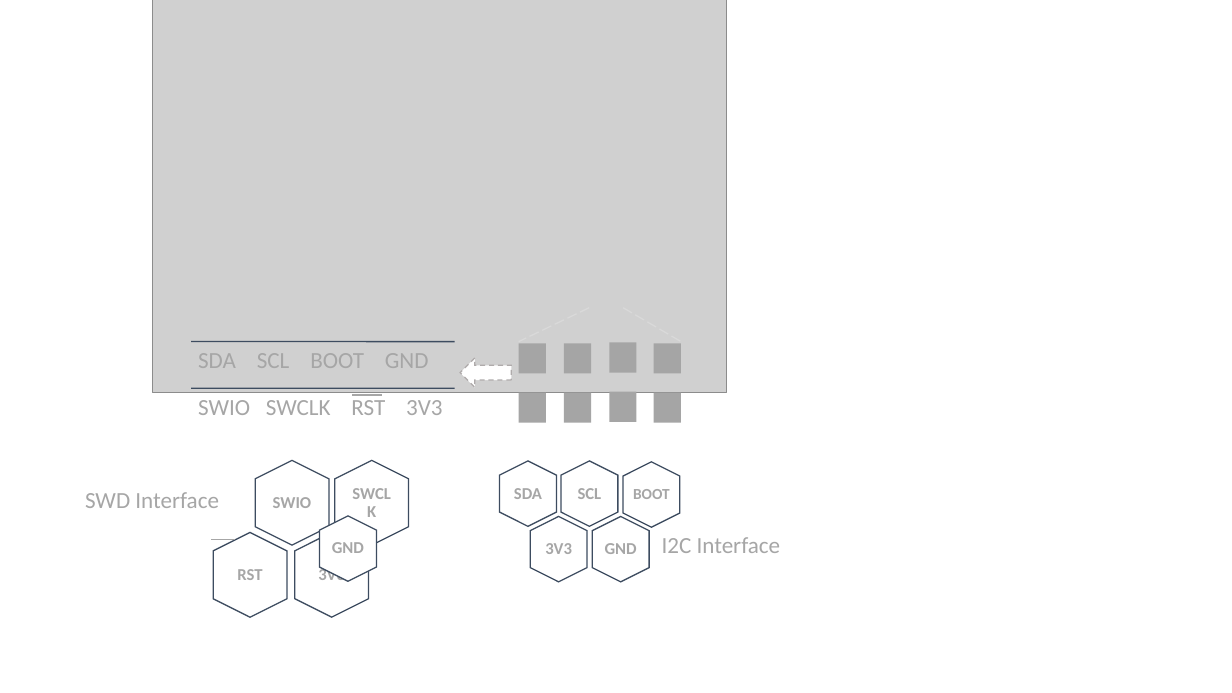
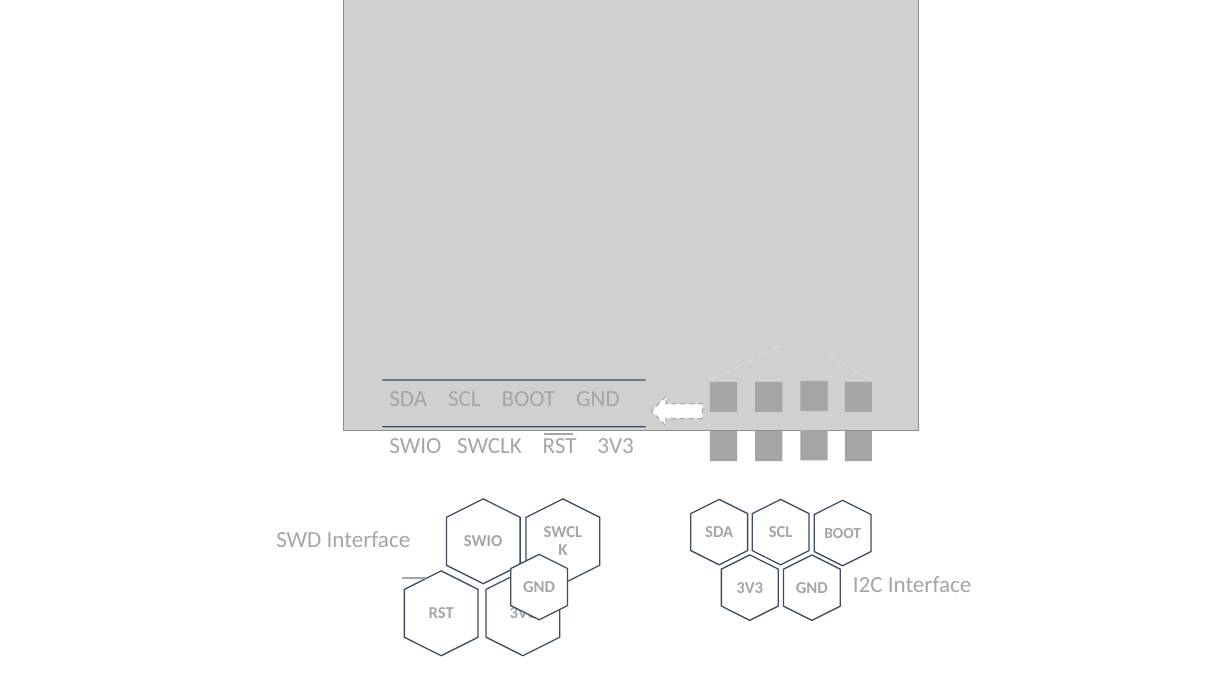
Before and after one commit to SeeedDocument/Grove-4-Channel_SPDT_Relay, a slide deck: slide 2 of img/pin_map.pptx. Drawn at 1232x693 pixels with LibreOffice and Linux fonts; fonts in the diff are those of the drawing; grey boxes stand for pictures. Boxes give left, top, right and bottom in pixels: in the first picture for what was removed or moved away, otherwise in the second. Text is boxed around its words. In the diff, an @@ line names an element or a change of style, - is before the commit and + after.

```diff
--- a/img/pin_map.pptx
+++ b/img/pin_map.pptx
@@ line moved from (191, 388) - (455, 388) to (383, 380) - (646, 380) @@
@@ line moved from (191, 342) - (455, 342) to (383, 427) - (646, 427) @@
@@ line moved from (353, 396) - (383, 396) to (543, 433) - (574, 433) @@
@@ hexagon removed at (255,460,329,545) @@
@@ hexagon: place and size @@
-hexagon at (335,460,409,545)
+hexagon at (446,499,520,584)
@@ hexagon: place and size @@
-hexagon at (530,517,587,583)
+hexagon at (526,499,600,584)
@@ hexagon: place and size @@
-hexagon at (623,462,681,527)
+hexagon at (691,500,748,565)
@@ 12 texts, 8 rectangles, 3 hexagons, 3 lines, 1 picture, 1 right arrow: place and size @@
-12 texts, 8 rectangles, 3 hexagons, 3 lines, 1 picture, 1 right arrow at (85,0,781,583)
+12 texts, 8 rectangles, 3 hexagons, 3 lines, 1 picture, 1 right arrow at (276,0,972,621)
@@ hexagon added at (815,500,872,566), fill #FFFFFF, outline #3E4C60 1 pt @@
@@ hexagon removed at (213,532,287,617) @@
@@ hexagon added at (721,555,779,621), fill #FFFFFF, outline #3E4C60 1 pt @@
@@ text "3V3" rewrapped from (318,566,345,581) to (736,582,763,593) @@
@@ hexagon: place and size @@
-hexagon at (295,532,369,617)
+hexagon at (405,571,479,656)
@@ hexagon: place and size @@
-hexagon at (500,461,557,526)
+hexagon at (486,571,560,656)
@@ text "3V3" rewrapped from (545,543,572,554) to (510,605,537,620) @@
```
Also in this commit, not shown: 1 other file.
